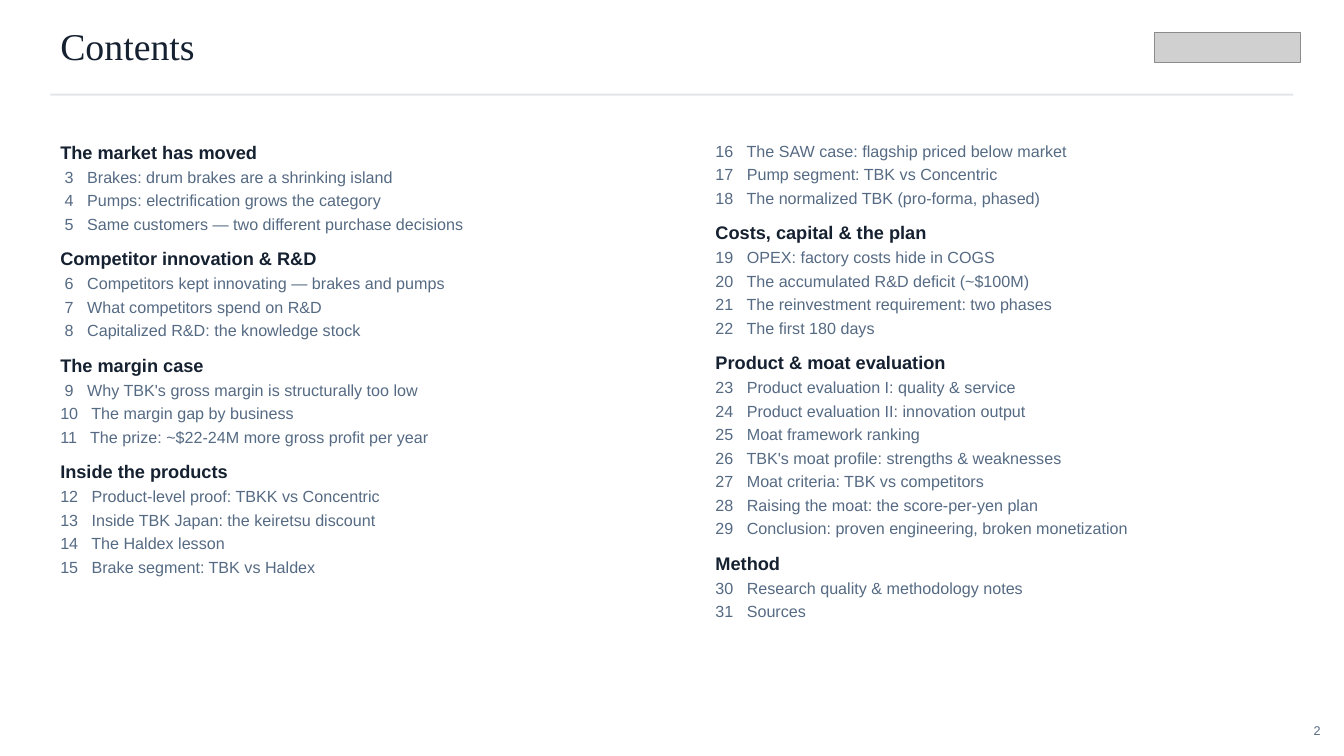
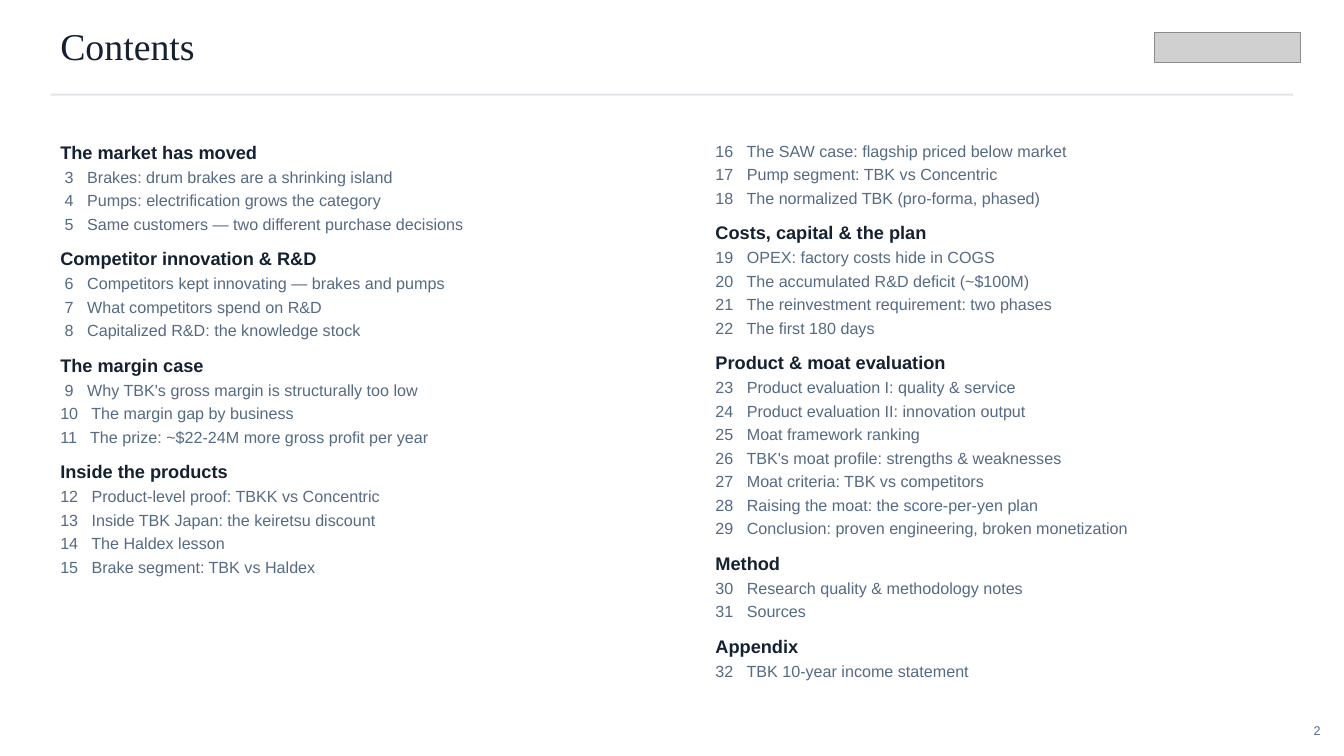
Before and after one commit to charette-lab/Claude, a slide deck: slide 2 of TBK_rd_gap_slides.pptx. Drawn at 1344x756 pixels with LibreOffice and Linux fonts; fonts in the diff are those of the drawing; grey boxes stand for pictures. Boxes give left, top, right and bottom in pixels: in the first picture for what was removed or moved away, otherwise in the second. Text is boxed around its words. In the diff, an @@ line names an element or a change of style, - is before the commit and + after.

```diff
--- a/TBK_rd_gap_slides.pptx
+++ b/TBK_rd_gap_slides.pptx
@@ text at (715,639,969,681): paragraphs added @@
+Appendix
+32 TBK 10-year income statement
```
Also in this commit, not shown: 1 slide added, 1 other file.
